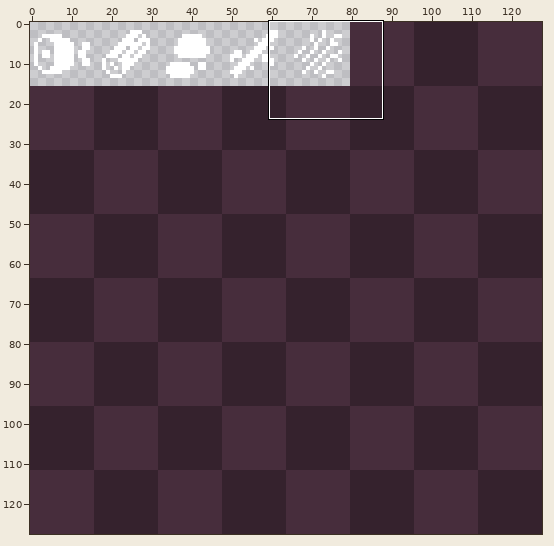
Two states of a sprite sheet, assets/images/item.png. The picture above shows the old version from afar; the outline marks the close-up.
Close-up. The starting point:
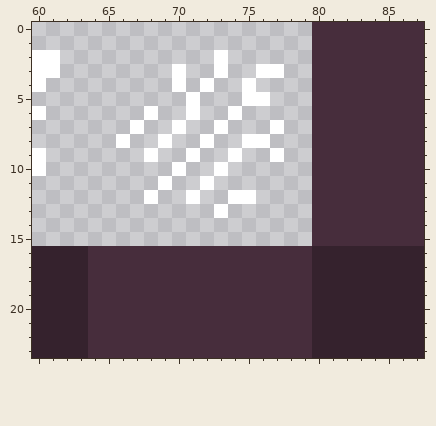
The file is 128x128 pixels. Shown: x 60..87, y 0..23.
After the commit:
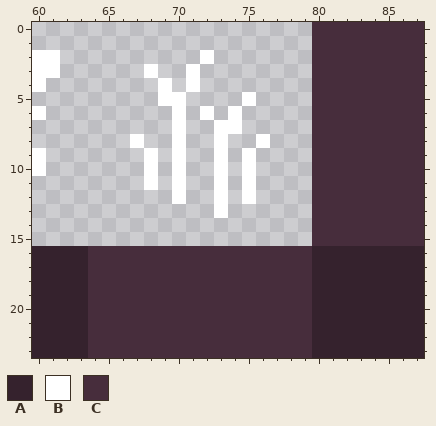
Palette (. is transparent): A #35222d  B #ffffff  C #472d3c
Commit: Changed grass item graphic.
What changed:
Colour B is added in row 2 at x 72; in row 3 at x 68 and 71; in row 4 at x 69 and 71; in row 5 at x 69 to 70; in row 6 at x 70 and 72; in row 7 at x 74.
Colour B is added in row 8 at x 67, 70 and 73; in row 9 at x 70, 73 and 75; in row 10 at x 68 and 75; in row 11 at x 68, 70, 73 and 75; in row 12 at x 70 and 73.
The author cleared colour B in row 2 at x 73; in row 3 at x 70, 73 and 76 to 77; in row 4 at x 70, 72 and 75; in row 5 at x 71 and 76; in row 6 at x 68 and 71; in row 7 at x 67 and 77.
The author cleared colour B in row 8 at x 66, 69, 72 and 75; in row 9 at x 71, 74 and 77; in row 11 at x 69 and 72; in row 12 at x 68, 71 and 74.
Pixel boxes of the changes (left, top, right, bottom) in both close-ups:
changed: (116, 50, 284, 204)
